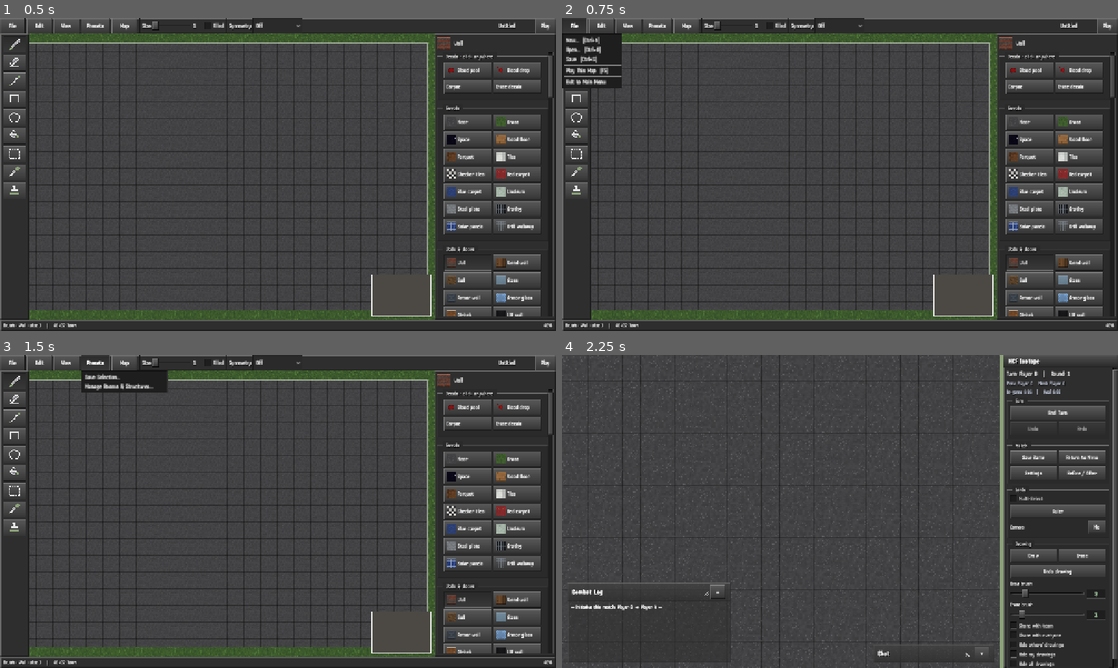
Above: before the commit, frames 1-4 (two rows, left to right).
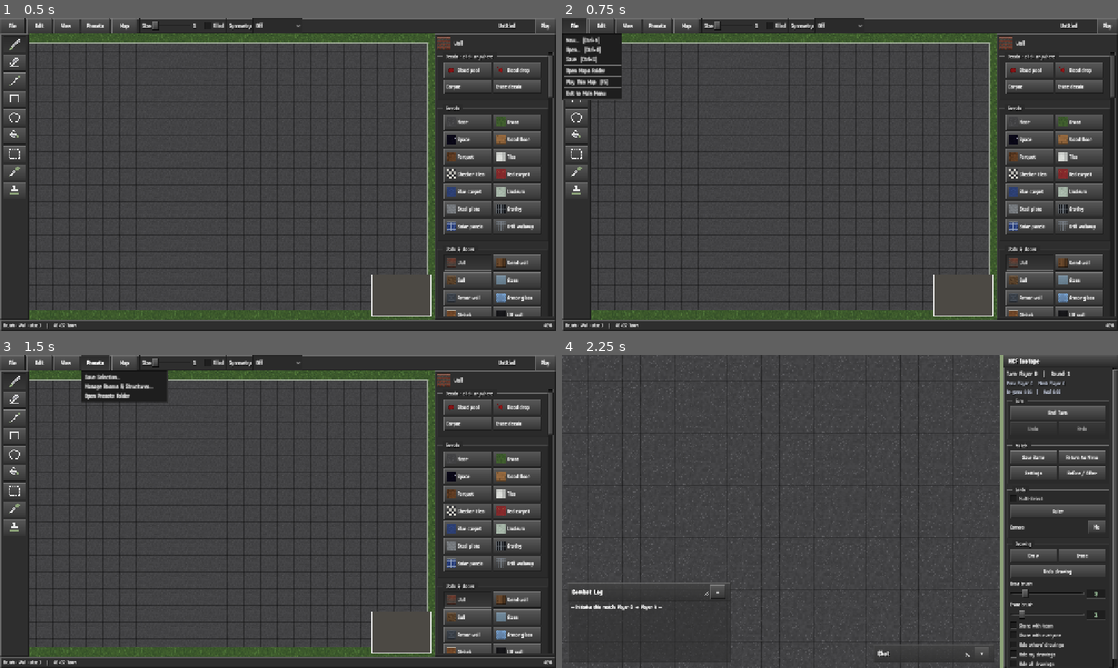
Above: after the commit, the same moments.

Repository: Broiler2113/mcf-isotope
Game: Godot game, scene res://scenes/MapEditor.tscn
Same seed, same stepped clock (60 frames per second), same inputs: the game is played once before the commit and once after it. This scene is started directly instead of the project's main scene.
Inputs:
- Up to frame 1 (0.5 s): no input
- Up to frame 2 (0.75 s): click "File" at 0.5 s
- Up to frame 3 (1.5 s): click "Presets" at 1.25 s
- Up to frame 4 (2.25 s): click "Play" at 2 s

Frame 1 is identical in both runs. In frame 2, 0.5% of the frame differs, in the area x 0-11%, y 16-27%; in frame 3, 0.4%; in frame 4, nothing differs.

Commit message:
Saves, replays, editor maps and presets as plain files in a shared folder
They live in 'Isotope Data' next to the game (the project folder when running from
source; the user folder if the install location is read-only). Lists rescan the folders
whenever they open or the window regains focus, so anything dropped in appears with no
import step; Open Folder buttons in the menu and editor; unreadable files are flagged;
captions are cached outside the shared folders; pre-0.11 files are adopted once.

Co-Authored-By: Claude Opus 5.5 <noreply@anthropic.com>
Claude-Session: https://claude.ai/code/session_01GKgHVj8qrQv5Xtj599D4Ee

Diff:
--- a/scenes/MainMenu.gd
+++ b/scenes/MainMenu.gd
@@ -56,6 +56,10 @@
 	var imported := UserDataMigrationScript.migrate_legacy()
 	if imported > 0:
 		print("Imported %d file(s) from the previous user data folder." % imported)
+	# 0.11: saves, replays, maps and presets moved into the shared "Isotope Data" folder.
+	var adopted := GameFolders.adopt_user_data()
+	if adopted > 0:
+		print("Moved %d file(s) into %s." % [adopted, GameFolders.root()])
 	# Уходя в меню, старую сессию не тащим — начинаем с чистого листа.
 	NetHandoff.discard()
 	# И недоигранный файл тоже: в меню приходят, чтобы начать заново (M12).
@@ -262,6 +266,7 @@
 	_game_list.custom_minimum_size = Vector2(0, 96)
 	_game_list.item_activated.connect(_on_game_activated)
 	games.body.add_child(_game_list)
+	games.body.add_child(_folder_button(ReplayFile.SAVE_DIR))
 
 	var replays := SteamChrome.group_box("Replays")
 	page.add_child(replays)
@@ -269,9 +274,23 @@
 	_replay_list.custom_minimum_size = Vector2(0, 96)
 	_replay_list.item_activated.connect(_on_replay_activated)
 	replays.body.add_child(_replay_list)
+	replays.body.add_child(_folder_button(ReplayFile.REPLAY_DIR))
 
 	_refresh_files()
+	# Files copied into the folders while the game runs show up as soon as it is back in
+	# focus — no import step (0.11).
+	if not get_window().focus_entered.is_connected(_refresh_files):
+		get_window().focus_entered.connect(_refresh_files)
 	return page
+
+## "Open folder" — the plain folder where these files live, to share or drop files in.
+func _folder_button(dir: String) -> Button:
+	var b := Button.new()
+	b.text = "Open folder"
+	b.tooltip_text = dir
+	b.size_flags_horizontal = Control.SIZE_SHRINK_END
+	b.pressed.connect(func() -> void: OS.shell_open(ProjectSettings.globalize_path(dir)))
+	return b
 
 ## Наполнить оба списка. Каждый файл читается ради подписи — они маленькие и сжатые,
 ## а список без «карта, раунд, когда» бесполезен: имена в нём различаются только временем.
@@ -306,11 +325,17 @@
 		if note != "":
 			list.set_item_text(i, "%s  —  %s" % [names[i].get_basename(), note])
 
+func _mark_unreadable(list: ItemList, idx: int, name: String) -> void:
+	if is_instance_valid(list) and idx < list.item_count:
+		list.set_item_text(idx, "%s  —  can't be opened (damaged, or not a %s file)" % [name.get_basename(),
+				"saved game" if list == _game_list else "replay"])
+
 func _on_game_activated(idx: int) -> void:
 	if idx < 0 or idx >= _game_names.size():
 		return
 	var data := ReplayFile.read(ReplayFile.path_for(ReplayFile.SAVE_DIR, _game_names[idx]))
-	if data.is_empty():
+	if data.is_empty() or str(data.get("kind", "")) != ReplayFile.KIND_SAVE:
+		_mark_unreadable(_game_list, idx, _game_names[idx])
 		return
 	SaveHandoff.pending_save = data
 	MapHandoff.pending = null
@@ -320,7 +345,8 @@
 	if idx < 0 or idx >= _replay_names.size():
 		return
 	var data := ReplayFile.read_replay(ReplayFile.path_for(ReplayFile.REPLAY_DIR, _replay_names[idx]))
-	if data.is_empty():
+	if data.is_empty() or str(data.get("kind", "")) != ReplayFile.KIND_REPLAY:
+		_mark_unreadable(_replay_list, idx, _replay_names[idx])
 		return
 	SaveHandoff.pending_replay = data
 	MapHandoff.pending = null
--- a/scenes/MapEditor.gd
+++ b/scenes/MapEditor.gd
@@ -1881,6 +1881,7 @@
 	for spec in [
 		["File", [["New…", _new_map_dialog, "editor_new"], ["Open…", _open_dialog, "editor_open"],
 			["Save", save, "editor_save"], [],
+			["Open Maps Folder", func() -> void: OS.shell_open(ProjectSettings.globalize_path(MapData.MAPS_DIR))], [],
 			["Play This Map", play, "editor_play"], [], ["Exit to Main Menu", exit_to_menu]]],
 		["Edit", [["Undo", undo, "editor_undo"], ["Redo", redo, "editor_redo"], [],
 			["Cut", cut_selection, "editor_cut"], ["Copy", copy_selection, "editor_copy"],
@@ -1893,7 +1894,8 @@
 			["Fit Map", fit_view, "editor_fit"], [],
 			["check:lighting", "Lighting Preview"], ["check:grid", "Grid", "editor_grid"], ["check:zones", "Deployment Zones"], ["check:mini", "Minimap"], [],
 			["Keyboard Shortcuts…", _shortcuts_dialog, "editor_help"]]],
-		["Presets", [["Save Selection…", _save_room_dialog], ["Manage Rooms & Structures…", _room_manager]]],
+		["Presets", [["Save Selection…", _save_room_dialog], ["Manage Rooms & Structures…", _room_manager],
+			["Open Presets Folder", func() -> void: OS.shell_open(ProjectSettings.globalize_path(RoomPresets.DIR))]]],
 		["Map", [["Resize…", _resize_dialog], [], ["label", "Preset"]] + _preset_items()],
 	]:
 		var mb := MenuButton.new()
--- /dev/null
+++ b/src/data/GameFolders.gd
@@ -0,0 +1,86 @@
+class_name GameFolders
+extends RefCounted
+
+## Saves, replays, editor maps and editor presets live as plain files in a visible
+## "Isotope Data" folder next to the game (0.11), so they can be copied, shared and dropped
+## in. Every list reads its folder each time it opens: a file put there by hand simply
+## appears — there is no import step.
+##
+## Where: next to the executable (next to the .app on macOS); the project folder when
+## running from source. If that place is read-only (an install in Program Files, a signed
+## app bundle) the same layout is created inside the user data folder instead.
+## MCF_DATA_DIR overrides the location (tests, portable setups).
+
+const ROOT_NAME := "Isotope Data"
+const SAVES := "Saves"
+const REPLAYS := "Replays"
+const MAPS := "Maps"
+const PRESETS := "Presets"
+
+static var _root := ""
+
+static func root() -> String:
+	if _root != "":
+		return _root
+	var custom := OS.get_environment("MCF_DATA_DIR")
+	if custom != "":
+		_root = custom
+		DirAccess.make_dir_recursive_absolute(_root)
+		return _root
+	var base := ""
+	if OS.has_feature("template"):
+		base = OS.get_executable_path().get_base_dir()
+		if base.ends_with(".app/Contents/MacOS"):
+			base = base.get_base_dir().get_base_dir().get_base_dir()
+	else:
+		base = ProjectSettings.globalize_path("res://")
+	var candidate := base.path_join(ROOT_NAME)
+	_root = candidate if _writable(candidate) else OS.get_user_data_dir().path_join(ROOT_NAME)
+	DirAccess.make_dir_recursive_absolute(_root)
+	return _root
+
+static func dir(kind: String) -> String:
+	var d := root().path_join(kind)
+	DirAccess.make_dir_recursive_absolute(d)
+	return d
+
+static func _writable(path: String) -> bool:
+	if DirAccess.make_dir_recursive_absolute(path) != OK:
+		return false
+	var probe := path.path_join(".write-test")
+	var f := FileAccess.open(probe, FileAccess.WRITE)
+	if f == null:
+		return false
+	f.close()
+	DirAccess.remove_absolute(probe)
+	return true
+
+## One-time adoption of files saved before 0.11 in the hidden user folder. Copies only what
+## is missing and never overwrites; the old files stay where they were.
+const ADOPTED_MARKER := "user://.adopted_isotope_data"
+
+static func adopt_user_data() -> int:
+	# Once per installation: a save deleted from the shared folder must not come back.
+	if FileAccess.file_exists(ADOPTED_MARKER):
+		return 0
+	var n := 0
+	for pair: Array in [["user://saves", SAVES], ["user://replays", REPLAYS], ["user://maps", MAPS],
+			["user://room_presets", PRESETS]]:
+		var src := DirAccess.open(pair[0])
+		if src == null:
+			continue
+		var dst := dir(pair[1])
+		if ProjectSettings.globalize_path(pair[0]) == dst:
+			continue
+		for file_name: String in src.get_files():
+			if file_name.ends_with(".note") or file_name.ends_with(".tmp"):
+				continue
+			var to := dst.path_join(file_name)
+			if not FileAccess.file_exists(to) \
+					and DirAccess.copy_absolute(ProjectSettings.globalize_path(pair[0]).path_join(file_name), to) == OK:
+				n += 1
+	var marker := FileAccess.open(ADOPTED_MARKER, FileAccess.WRITE)
+	if marker != null:
+		marker.store_string(root())
+		marker.close()
+	return n
--- a/src/data/MapData.gd
+++ b/src/data/MapData.gd
@@ -6,7 +6,8 @@
 ## встроенным редактором карт (scenes/MapEditor.tscn). Слой симуляции строит из
 ## MapData готовый GameState через build_state().
 
-const MAPS_DIR := "user://maps"
+## Editor maps: plain files in the shared "Isotope Data/Maps" folder (GameFolders, 0.11).
+static var MAPS_DIR := GameFolders.dir(GameFolders.MAPS)
 ## Карты, поставляемые с игрой (#57). Только чтение: редактор всегда сохраняет в
 ## user://, поэтому правка встроенной карты создаёт пользовательскую копию, которая
 ## перекрывает оригинал по имени. Сам файл в res:// при этом остаётся нетронутым.
@@ -573,7 +574,7 @@
 		if dir == null:
 			continue
 		for name in dir.get_files():
-			if name.ends_with(".json") and not seen.has(name):
+			if name.get_extension().to_lower() == "json" and not seen.has(name):
 				seen[name] = true
 				out.append(name)
 	out.sort()
--- a/src/data/RoomPresetStore.gd
+++ b/src/data/RoomPresetStore.gd
@@ -1,7 +1,7 @@
 extends RefCounted
 
 ## Reusable editor selections use the same cell tuples as the clipboard.
-const DIR := "user://room_presets"
+static var DIR := GameFolders.dir(GameFolders.PRESETS)
 
 static func _path(name: String) -> String:
 	return DIR.path_join(name.strip_edges().validate_filename() + ".json")
--- a/src/replay/ReplayFile.gd
+++ b/src/replay/ReplayFile.gd
@@ -12,8 +12,9 @@
 ## текстовом виде повтор часовой партии разошёлся бы на десятки мегабайт. Читать файл
 ## обязан тот же режим, каким он записан, — отсюда одна пара функций на оба формата.
 
-const REPLAY_DIR := "user://replays"
-const SAVE_DIR := "user://saves"
+## Plain files in the shared "Isotope Data" folder (GameFolders, 0.11).
+static var REPLAY_DIR := GameFolders.dir(GameFolders.REPLAYS)
+static var SAVE_DIR := GameFolders.dir(GameFolders.SAVES)
 const REPLAY_EXT := "mcfr"
 const SAVE_EXT := "mcfs"
 const COMPRESSION := FileAccess.COMPRESSION_GZIP
@@ -61,8 +62,13 @@
 ## старых файлов она создаётся при первом чтении, дальше — только маленький текст.
 const NOTE_EXT := ".note"
 
+## Captions are cached in the user folder, keyed by path and modification time, so the
+## shared folders hold only the files themselves (0.11).
+static func _note_path(path: String) -> String:
+	return "user://note_cache".path_join("%s-%d%s" % [path.md5_text(), FileAccess.get_modified_time(path), NOTE_EXT])
+
 static func note_for(path: String) -> String:
-	var np := path + NOTE_EXT
+	var np := _note_path(path)
 	if FileAccess.file_exists(np):
 		var nf := FileAccess.open(np, FileAccess.READ)
 		if nf != null:
@@ -74,7 +80,8 @@
 	return note
 
 static func _write_note(path: String, note: String) -> void:
-	var nf := FileAccess.open(path + NOTE_EXT, FileAccess.WRITE)
+	DirAccess.make_dir_recursive_absolute("user://note_cache")
+	var nf := FileAccess.open(_note_path(path), FileAccess.WRITE)
 	if nf != null:
 		nf.store_string(note)
 		nf.close()
@@ -100,7 +107,7 @@
 	if d == null:
 		return out
 	for name in d.get_files():
-		if name.ends_with("." + ext):
+		if name.get_extension().to_lower() == ext:
 			out.append(name)
 	out.sort()
 	out.reverse()   # имена начинаются с даты — свежее сверху
--- a/tests/run_batch011.gd
+++ b/tests/run_batch011.gd
@@ -16,6 +16,7 @@
 	await _burst_button()
 	_impossible_rolls()
 	await _enter_rolls()
+	_shared_folders()
 	print("batch 0.11: %d failure(s)" % fails.size())
 	quit(1 if not fails.is_empty() else 0)
 
@@ -109,3 +110,34 @@
 	for i in 3: await process_frame
 	ck(pressed[0], "Enter rolls the dice")
 	roller.queue_free()
+
+## Saves, replays, maps and presets are plain files in "Isotope Data"; whatever is put
+## there by hand is listed, with no caption files left beside it.
+func _shared_folders() -> void:
+	var root := GameFolders.root()
+	ck(DirAccess.dir_exists_absolute(root) and root.ends_with(GameFolders.ROOT_NAME), "the shared folder exists: " + root)
+	ck(ReplayFile.SAVE_DIR == root.path_join("Saves") and ReplayFile.REPLAY_DIR == root.path_join("Replays")
+			and MapData.MAPS_DIR == root.path_join("Maps"), "saves, replays and maps have their own folders")
+	var save := {"kind": ReplayFile.KIND_SAVE, "meta": {"map": "Dropped", "round": 3}}
+	var dropped := ReplayFile.SAVE_DIR.path_join("zz-friend-shared.MCFS")
+	ck(ReplayFile.write(dropped, save), "a save file can be written into the folder")
+	ck(ReplayFile.saves().has("zz-friend-shared.MCFS"), "a dropped save is listed, whatever the case of its extension")
+	ck(ReplayFile.note_for(dropped).contains("Dropped"), "its caption is read")
+	ck(not FileAccess.file_exists(dropped + ".note"), "no caption file is left in the shared folder")
+	DirAccess.remove_absolute(dropped)
+	var map := MapData.blank_arena(12, 10)
+	var map_path := MapData.MAPS_DIR.path_join("zz-friend-map.json")
+	ck(map.save_to(map_path), "a map can be written into the folder")
+	ck(MapData.list_maps().has("zz-friend-map.json") and MapData.load_from(MapData.path_for("zz-friend-map.json")) != null,
+			"a dropped map is listed and loads")
+	DirAccess.remove_absolute(map_path)
+	DirAccess.remove_absolute(GameFolders.ADOPTED_MARKER)
+	DirAccess.make_dir_recursive_absolute("user://saves")
+	var legacy := "user://saves/zz-legacy.mcfs"
+	ReplayFile.write(legacy, save)
+	ck(GameFolders.adopt_user_data() >= 1 and FileAccess.file_exists(ReplayFile.SAVE_DIR.path_join("zz-legacy.mcfs")),
+			"saves from before 0.11 are copied into the shared folder")
+	DirAccess.remove_absolute(ReplayFile.SAVE_DIR.path_join("zz-legacy.mcfs"))
+	ck(GameFolders.adopt_user_data() == 0 and not FileAccess.file_exists(ReplayFile.SAVE_DIR.path_join("zz-legacy.mcfs")),
+			"only once: a save deleted from the shared folder does not come back")
+	DirAccess.remove_absolute(legacy)
--- a/tests/run_replay_bookmarks.gd
+++ b/tests/run_replay_bookmarks.gd
@@ -33,9 +33,10 @@
 	ck(recorder.bookmarks.any(func(e): return e.index == 0 and e.label == "Gas Cloud incoming - round 1"), "opening event is bookmarked at zero")
 	ck(recorder.bookmarks.any(func(e): return e.index == 0 and e.label == "Player A's turn - round 1"), "opening player's turn is bookmarked")
 	resolver.resolve(EndTurnIntent.new(0))
-	ck(recorder.bookmarks.any(func(e): return e.index == 1 and e.label == "Gas Cloud lands - round 1"), "gas landing is bookmarked after its action")
+	ck(not recorder.bookmarks.any(func(e): return e.label.begins_with("Gas Cloud lands")), "the warning waits for the end of the round (0.11)")
 	ck(recorder.bookmarks.any(func(e): return e.index == 1 and e.label == "Player B's turn - round 1"), "next player's turn has its own bookmark")
 	resolver.resolve(EndTurnIntent.new(1))
+	ck(recorder.bookmarks.any(func(e): return e.index == 2 and e.label == "Gas Cloud lands - round 2"), "gas landing is bookmarked after the action that closes the round")
 	ck(recorder.bookmarks.any(func(e): return e.index == 2 and e.label == "Round 2 begins"), "round bookmark uses completed-step index")
 	var labels: Array = []
 	ReplayBookmarks.append(labels, 12, 7, 0, 7, 0, [
Not shown, added: src/data/GameFolders.gd.uid
Not shown, changed: .gitignore
